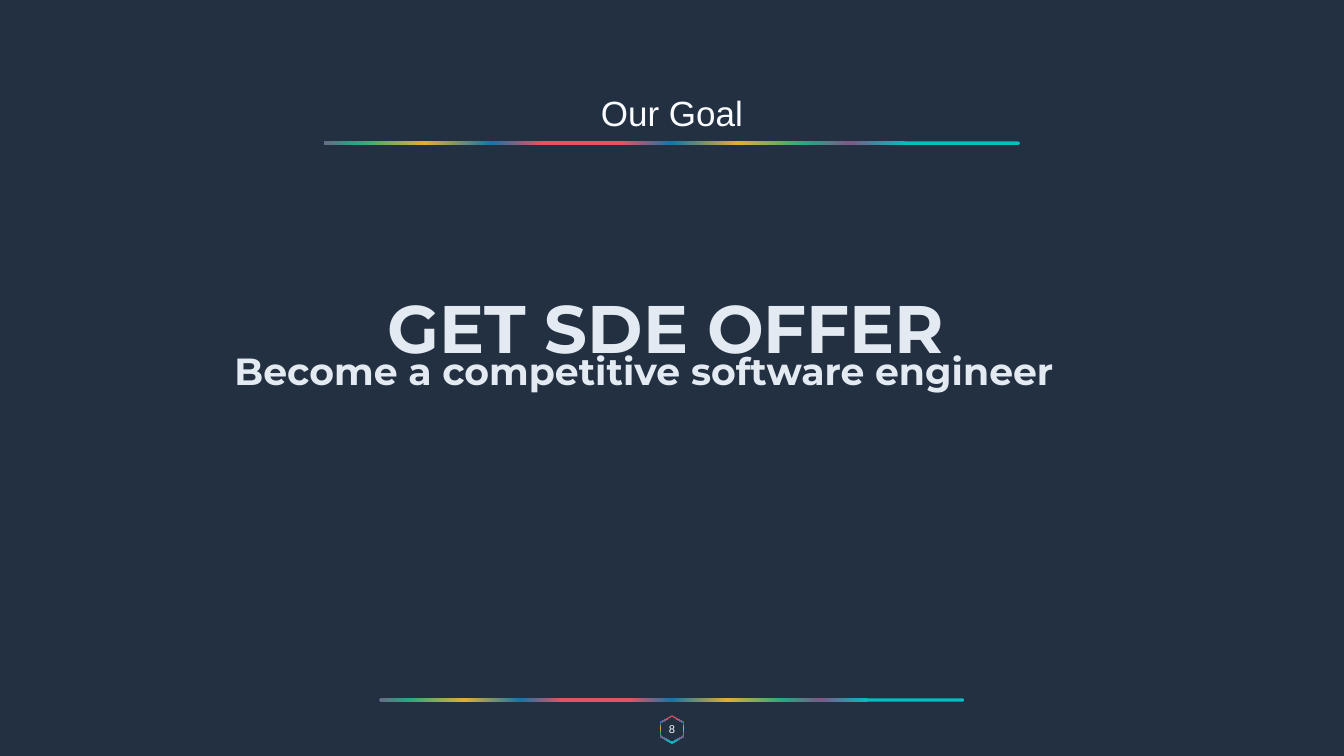
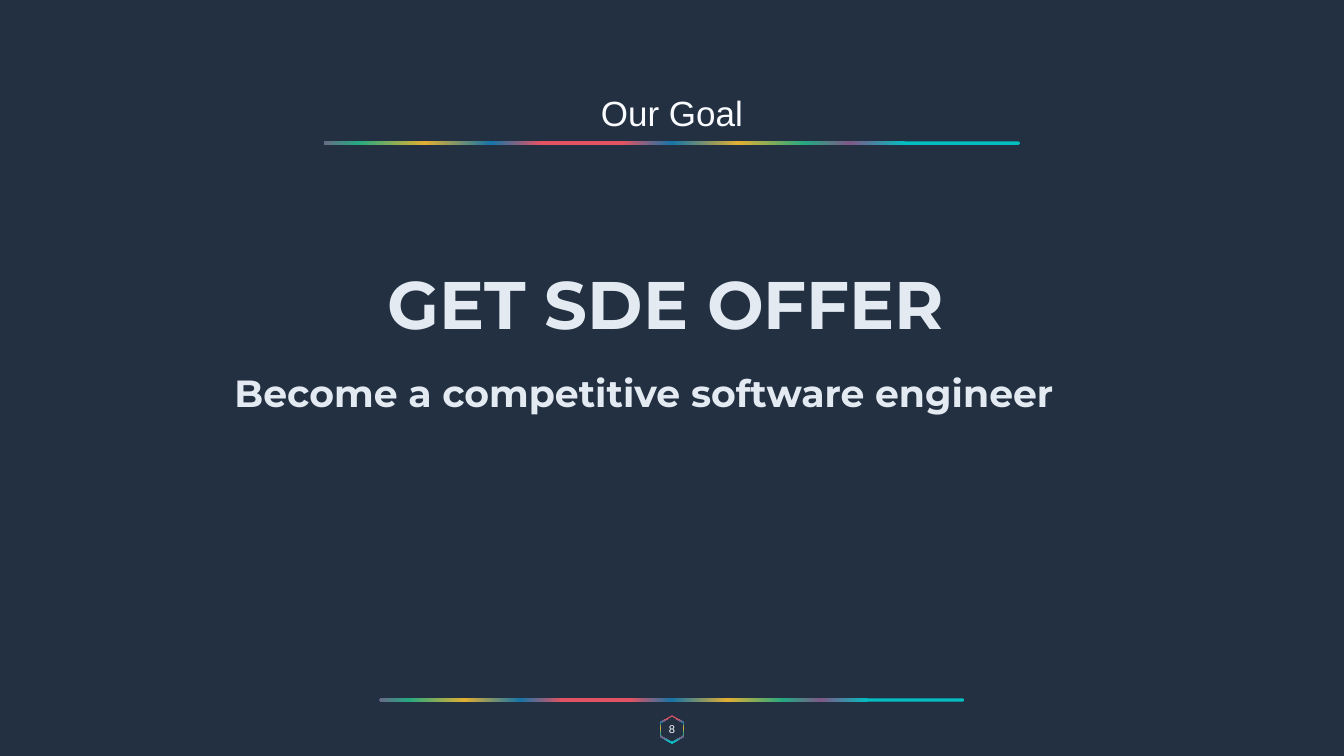
Before and after one commit to overtureLLC/java-spring-material, a slide deck: slide 8 of Warmup/warmup.pptx. Drawn at 1344x756 pixels with LibreOffice and Linux fonts; fonts in the diff are those of the drawing. Boxes give left, top, right and bottom in pixels: in the first picture for what was removed or moved away, otherwise in the second. Text is boxed around its words. In the diff, an @@ line names an element or a change of style, - is before the commit and + after.

```diff
--- a/Warmup/warmup.pptx
+++ b/Warmup/warmup.pptx
@@ text "GET SDE OFFER" rewrapped from (x1=387, y1=305, x2=944, y2=369) to (x1=387, y1=281, x2=944, y2=330) @@
@@ text "Become a competitive software engineer" rewrapped from (x1=234, y1=349, x2=1053, y2=393) to (x1=234, y1=377, x2=1053, y2=415) @@
```
Also in this commit, not shown: 15 other slides changed.
